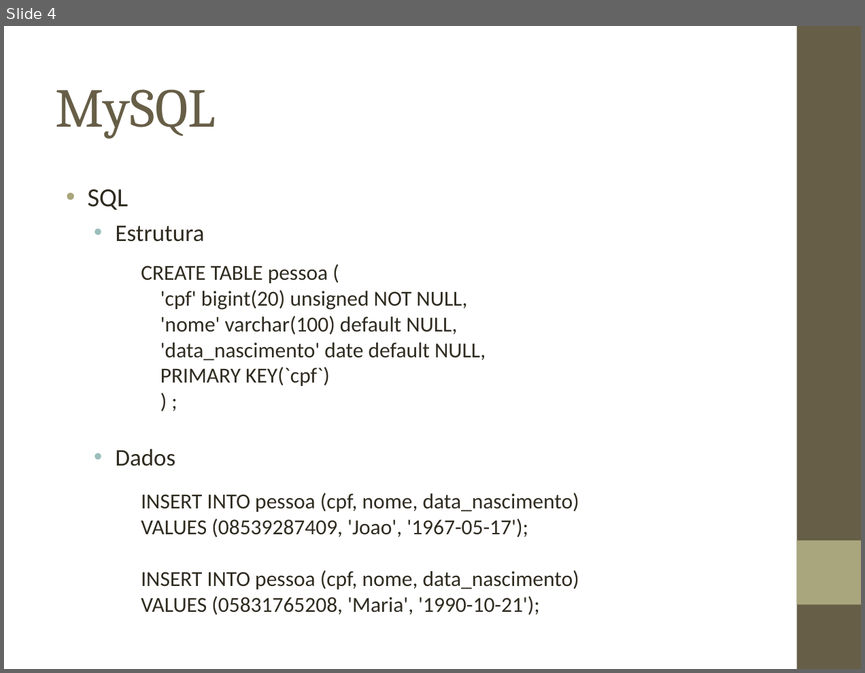
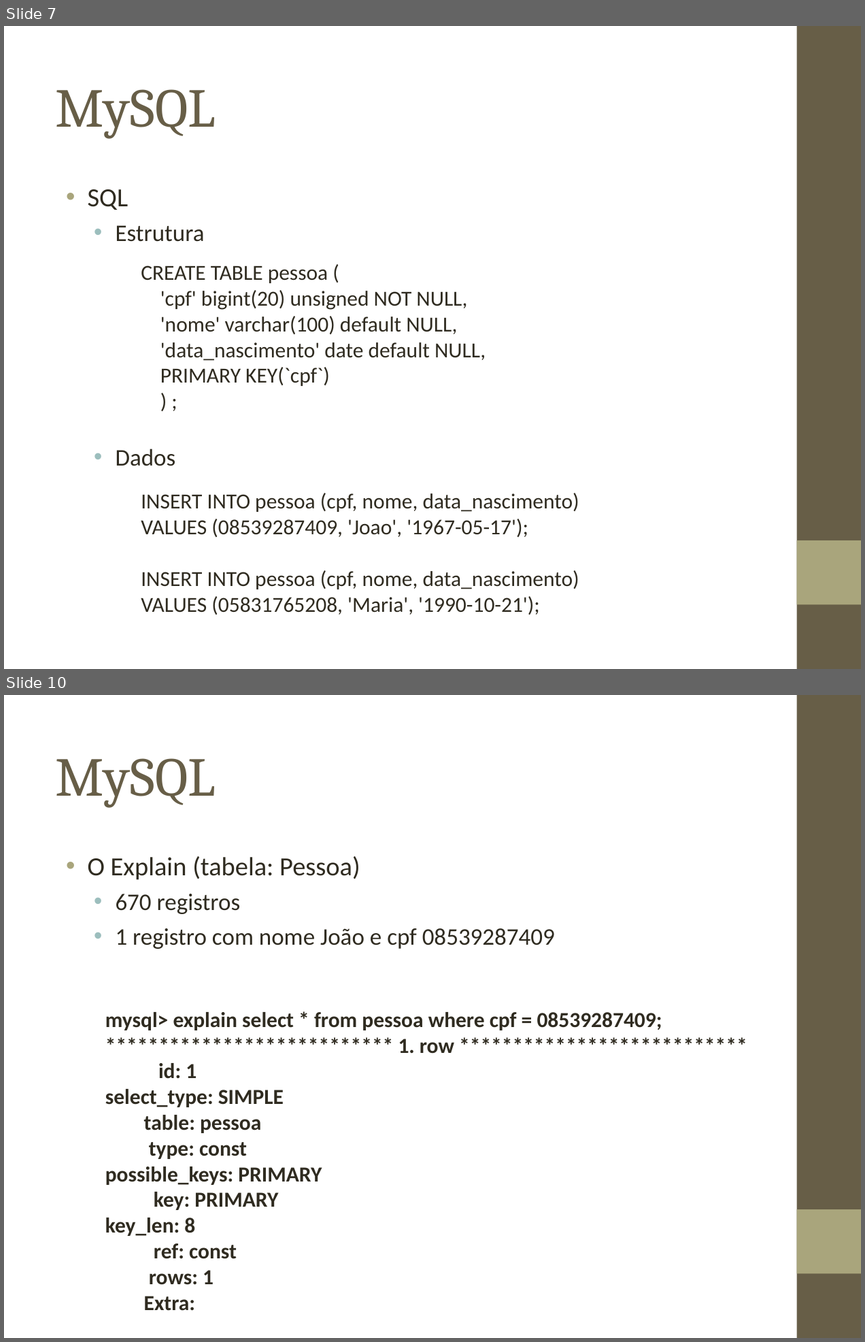
Before and after one commit to biacpaixao/Projeto_Final, a slide deck: apresentacao_projeto_final.ppt. Shown one above the other, each under a label of ours: slide 4 before the commit, slides 7 and 10 after it; the slides between them are not shown. The pictures are 865x673 and 865x1342 pixels, drawn with LibreOffice and Linux fonts; fonts in the diff are those of the drawing; background and template pictures are left out. Boxes give left, top, right and bottom in pixels: in the first picture for what was removed or moved away, otherwise in the second. Text is boxed around its words. In the diff, an @@ line names an element or a change of style, - is before the commit and + after.

```diff
--- a/apresentacao_projeto_final.ppt
+++ b/apresentacao_projeto_final.ppt
@@ slide 10 added at (x1=4, y1=695, x2=861, y2=1338), background picture (left out); not listed: 2 template elements that a slide beside it also shows @@
@@ title added at (x1=56, y1=758, x2=215, y2=808), 46 pt, text #675E47 @@
+MySQL
@@ text added at (x1=88, y1=856, x2=555, y2=949), 20 pt, text #2F2B20 @@
+• O Explain (tabela: Pessoa)
+  • 670 registros
+  • 1 registro com nome João e cpf 08539287409
@@ text added at (x1=105, y1=1012, x2=662, y2=1310), 18 pt, text #2F2B20, bold @@
+mysql> explain select * from pessoa where cpf = 08539287409;
+*************************** 1. row ***************************
+id: 1
+select_type: SIMPLE
+table: pessoa
+type: const
+possible_keys: PRIMARY
+key: PRIMARY
+key_len: 8
+ref: const
+rows: 1
+Extra:
@@ what was slide 4 is now slide 7 @@
```
Also in this commit, not shown: 17 other slides added.
